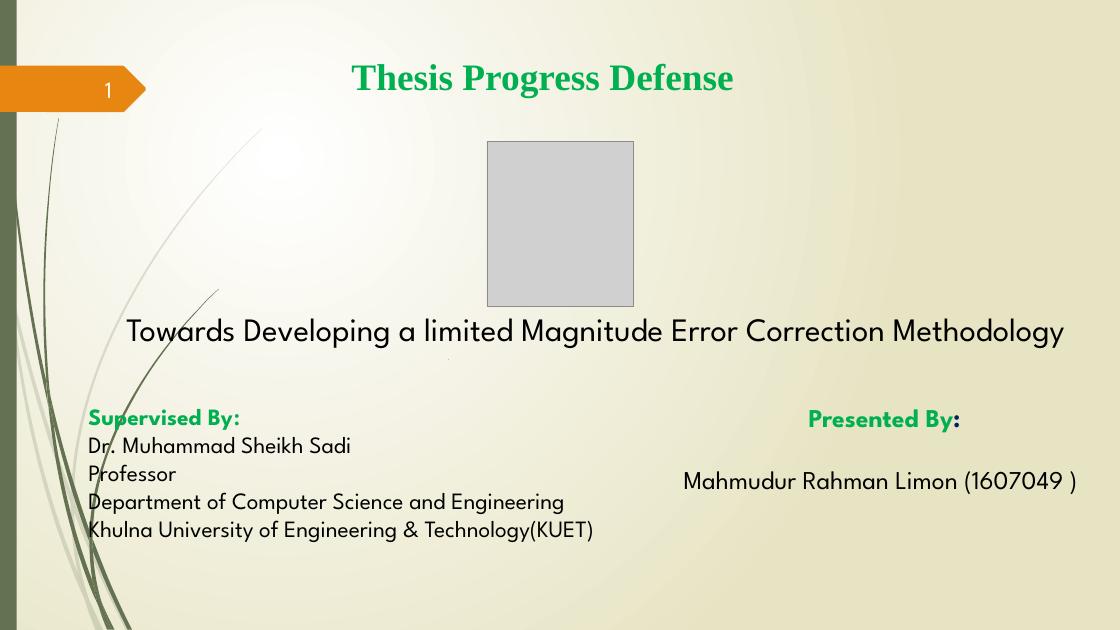
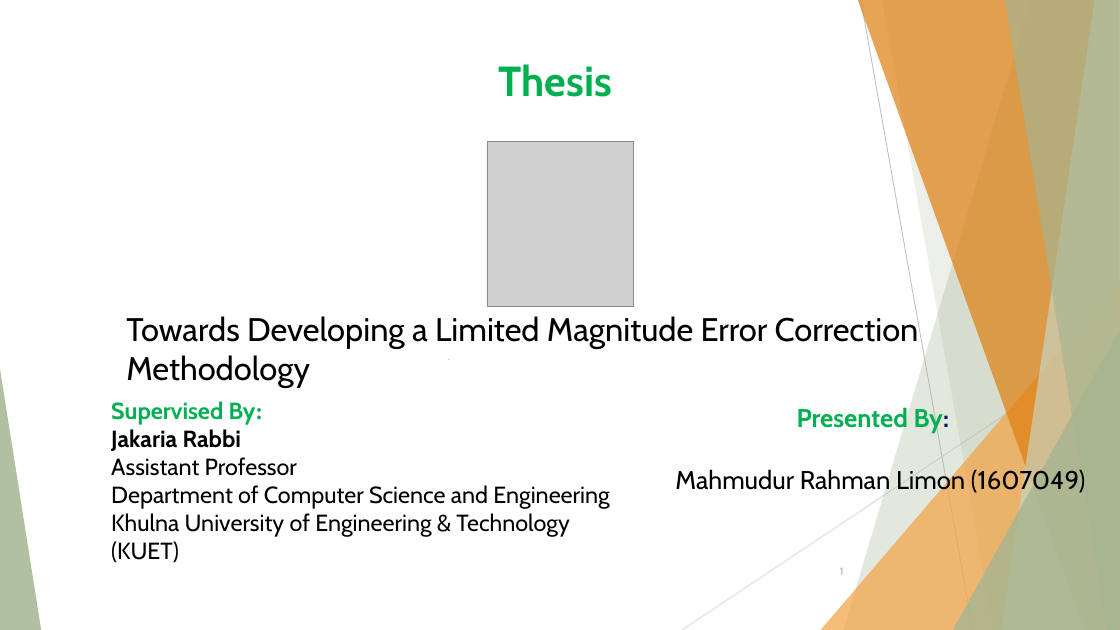
Before and after one commit to Limon49/Thesis, a slide deck: slide 1 of 1607049.pptx. Drawn at 1120x630 pixels with LibreOffice and Linux fonts; fonts in the diff are those of the drawing; grey boxes stand for pictures. Boxes give left, top, right and bottom in pixels: in the first picture for what was removed or moved away, otherwise in the second. Text is boxed around its words. In the diff, an @@ line names an element or a change of style, - is before the commit and + after.

```diff
--- a/1607049.pptx
+++ b/1607049.pptx
@@ background gradient #FFFFFF to #E8E6C4 to #FFFFFF @@
@@ rectangle removed at (0,0,17,630) @@
@@ freeform shape removed at (0,66,146,112) @@
@@ text at (498,64,611,97): text changed; size 32 to 36 pt; font Times New Roman to Cabin @@
-Thesis Progress Defense
+Thesis
@@ text at (126,314,919,388): text changed; font League Spartan to Cabin @@
-Towards Developing a limited Magnitude Error Correction Methodology
+Towards Developing a Limited Magnitude Error Correction Methodology
@@ group added at (0,0,1120,630): 5 freeform shapes, 3 triangles, 2 lines @@
@@ line (449, 360) - (449, 360): stroke #DD8111 0.75 pt to #A5B592 1 pt @@
@@ text "Supervised By:": place and size @@
-text "Supervised By:" at (88,402,594,545)
+text "Supervised By:" at (111,401,609,563)
@@ text at (111,401,609,509): font League Spartan to Cabin in "Supervised By:", "Department of Computer Science and Engineering" @@
@@ text at (797,407,949,433): font League Spartan to Cabin in "Presented By:" @@
@@ text at (111,429,297,476): text changed; font League Spartan to Cabin @@
-Dr. Muhammad Sheikh Sadi
-Professor
+Jakaria Rabbi
+Assistant Professor
@@ text at (675,468,1085,495): text changed; font League Spartan to Cabin @@
-Mahmudur Rahman Limon (1607049 )
+Mahmudur Rahman Limon (1607049)
@@ text at (111,513,569,563): text changed; font League Spartan to Cabin @@
-Khulna University of Engineering & Technology(KUET)
+Khulna University of Engineering & Technology
+(KUET)
@@ page number: place and size @@
-page number at (105,82,112,98)
+page number at (840,568,844,575)
@@ page number at (840,568,844,575): size 20 to 9 pt, font League Spartan to Cabin, text colour #FEFFFF to #A5B592 @@
@@ group removed at (0,129,262,630): 10 freeform shapes @@
@@ group removed at (3,0,218,630): 12 freeform shapes @@
```
Also in this commit, not shown: 13 other slides changed, 7 slides added, 1 slide removed, 4 other files.
